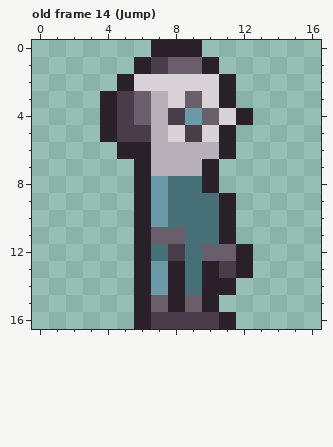
Pixel-art file -- Assets/Sprites/Player/Player.aseprite. That is the earlier state.
17x17 pixels, 20 frames. Shown: old frame 14 (Jump). The commit also changed other frames, which this record leaves out.
The result:
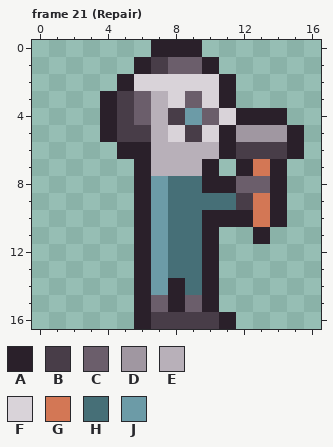
Palette (. is transparent): A #2a202a  B #483d48  C #6b5e6b  D #a097a1  E #b8b0b9  F #d9d3d9  G #d37755  H #466f77  J #6c9ba7
A new or re-ordered frame is compared with the old frame closest to it.
Changes in this commit:
frames 20 -> 23
Changed rows in their new state; - is an unchanged pixel.
Frame 21 (Repair) is new; against old frame 14 (Jump):
first column x 7:
 4 ------AA-
 5 -----DDDA
 6 -----BBBA
 7 -----AGA-
 8 ----ACCA-
 9 ----HBGA-
10 ---A-AGA-
11 JH-A.-A--
12 JH-A..---
13 -H--..---
14 ----.----
Changed places in both pictures, as pixel boxes (x1, y1, x2, y2):
changed: (151, 108, 304, 295)
